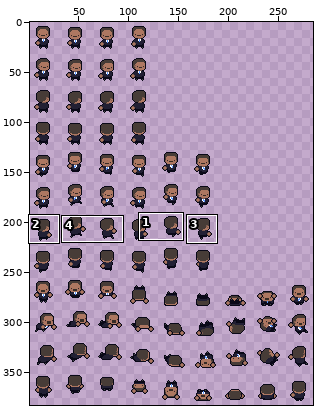
Two states of a sprite sheet, Design/ObamaSpritesheet.png. Above: a wide view before the commit, with the close-up outlined.
Close-up. Before:
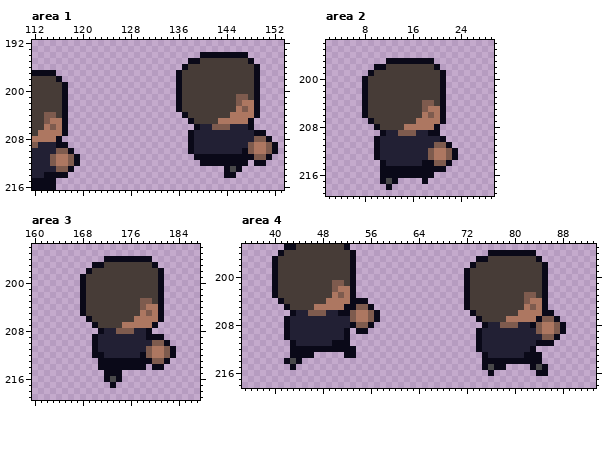
The file is 288x384 pixels. Shown: area 1: x 112..153, y 192..216; area 2: x 2..29, y 194..219; area 3: x 160..187, y 194..219; area 4: x 35..93, y 195..218. The wide view leaves out empty margins.
The same view after the edit:
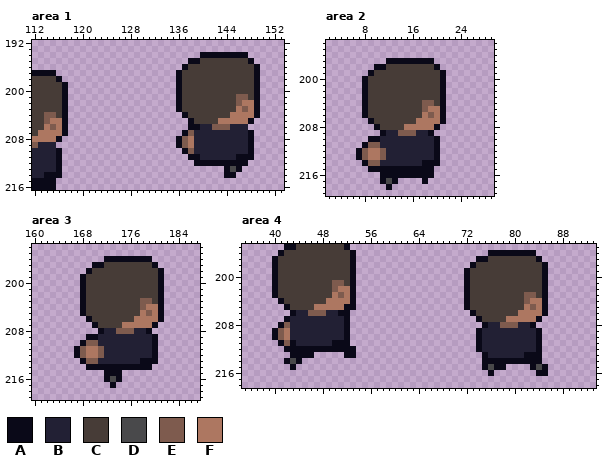
Palette (. is transparent): A #0a0918  B #222034  C #473c37  D #49494b  E #7e5b4e  F #ad7761
Message: Obama SpriteSheet revised
Change:
--- area 1
@@ x 112..153 @@
 205 CCEFFA....................ACCCCFFFFFA.....
-206 CCFEFA.....................ABBEEEBBBA.....
-207 CFFFFA....................ABBBBBBBBBBAA...
-208 FFFFA.....................ABBBBBBBBBBEEA..
-209 EBBBAA....................ABBBBBBBBBEFFEA.
-210 BBBBEEA...................ABBBBBBBBAEFFEA.
-211 BBBEFFEA...................AAAAAAAAAAEEA..
-212 BBBEFFEA....................AAAAAAAA.AA...
-213 BBBBEEA.........................ADA.......
-214 BBAAAA..........................AA........
+206 CCFEFA....................AABBEEEBBB......
+207 CFFFFA...................AEBBBBBBBBBA.....
+208 FFFFA...................AEFBBBBBBBBBA.....
+209 EBBB....................AEFBBBBBBBBBA.....
+210 BBBBA....................AEBBBBBBBBBA.....
+211 BBBBA.....................AABBBBBBAAA.....
+212 BBBBA......................AAAAAAAAA......
+213 BBBBA...........................ADA.......
+214 BBAAA...........................AA........
 215 AAAA......................................
--- area 2
@@ x 2..29 @@
 208 ........ACCCCFFFFFA.........
-209 .........ABBEEEBBAA.........
-210 ........ABBBBBBBBBBA........
-211 ........ABBBBBBBBBEEA.......
-212 ........ABBBBBBBBEFFEA......
-213 ........ABBBBBBBBEFFEA......
-214 .........ABBBBBBAAEEA.......
-215 .........AAAAAAAAAAA........
+209 .........ABBEEEBBA..........
+210 .......AABBBBBBBBBA.........
+211 ......AEEBBBBBBBBBA.........
+212 .....AEFFEBBBBBBBBA.........
+213 .....AEFFEBBBBBBBBA.........
+214 ......AEEBBBBBBBAAA.........
+215 .......AAAAAAAAAAA..........
 216 .........AAAAAAAAA..........
--- area 3
@@ x 160..187 @@
 208 ...........ABBEEEBBA........
-209 ..........ABBBBBBBBAAA......
-210 ..........ABBBBBBBBBEEA.....
-211 ..........ABBBBBBBBEFFEA....
-212 ..........AABBBBBBAEFFEA....
-213 ...........AAAAAAAAAEEA.....
-214 ...........AAAAAAAA.AA......
+209 .........AABBBBBBBBBA.......
+210 ........AEEBBBBBBBBBA.......
+211 .......AEFFEBBBBBBBBA.......
+212 .......AEFFEBBBBBBBBA.......
+213 ........AEEBBBBBBBAAA.......
+214 .........AAAAAAAAAAA........
 215 ............AAA.............
--- area 4
@@ x 35..93 @@
 203 .....ACCCCCCCCCFEFA..................ACCCCCCCCCEECA........
-204 ......ACCCCCCCFFFFAAA................ACCCCCCCCCEFFA........
-205 .......ACCCCFFFFFAAEEA...............ACCCCCCCCCFEFA........
-206 ........ABBEEEBBAAEFFEA...............ACCCCCCCFFFFAA.......
-207 .......ABBBBBBBBBBEFFEA................ACCCCFFFFFAEEA......
-208 .......ABBBBBBBBBBAEEA..................ABBEEEBBAEFFEA.....
-209 .......ABBBBBBBBBA.AA..................ABBBBBBBBBEFFEA.....
-210 .......ABBBBBBBBBA.....................ABBBBBBBBBBEEA......
-211 ........ABBBBBBAAA.....................ABBBBBBBBBAAA.......
-212 ........AAAAAAAAAAA....................ABBBBBBBBA..........
+204 ......ACCCCCCCFFFFA..................ACCCCCCCCCEFFA........
+205 .......ACCCCFFFFFAA..................ACCCCCCCCCFEFA........
+206 ........ABBEEEBBAA....................ACCCCCCCFFFFA........
+207 .......ABBBBBBBBBA.....................ACCCCFFFFFA.........
+208 ......AEBBBBBBBBBA......................ABBEEEBBA..........
+209 .....AEFBBBBBBBBBA.....................ABBBBBBBBBA.........
+210 .....AEFBBBBBBBBBA.....................ABBBBBBBBBA.........
+211 ......AEABBBBBBAAA.....................ABBBBBBBBBA.........
+212 .......AAAAAAAAAAAA....................ABBBBBBBBBA.........
 213 ........AAAA.....AA.....................ABBBBBBAAA.........
Pixel boxes of the changes (left, top, right, bottom) in both close-ups:
changed: (176, 124, 278, 166)
changed: (50, 142, 80, 178)
changed: (428, 130, 458, 172)
changed: (356, 136, 386, 172)
changed: (74, 334, 176, 370)
changed: (344, 298, 380, 334)
changed: (530, 310, 566, 352)
changed: (272, 322, 290, 352)
